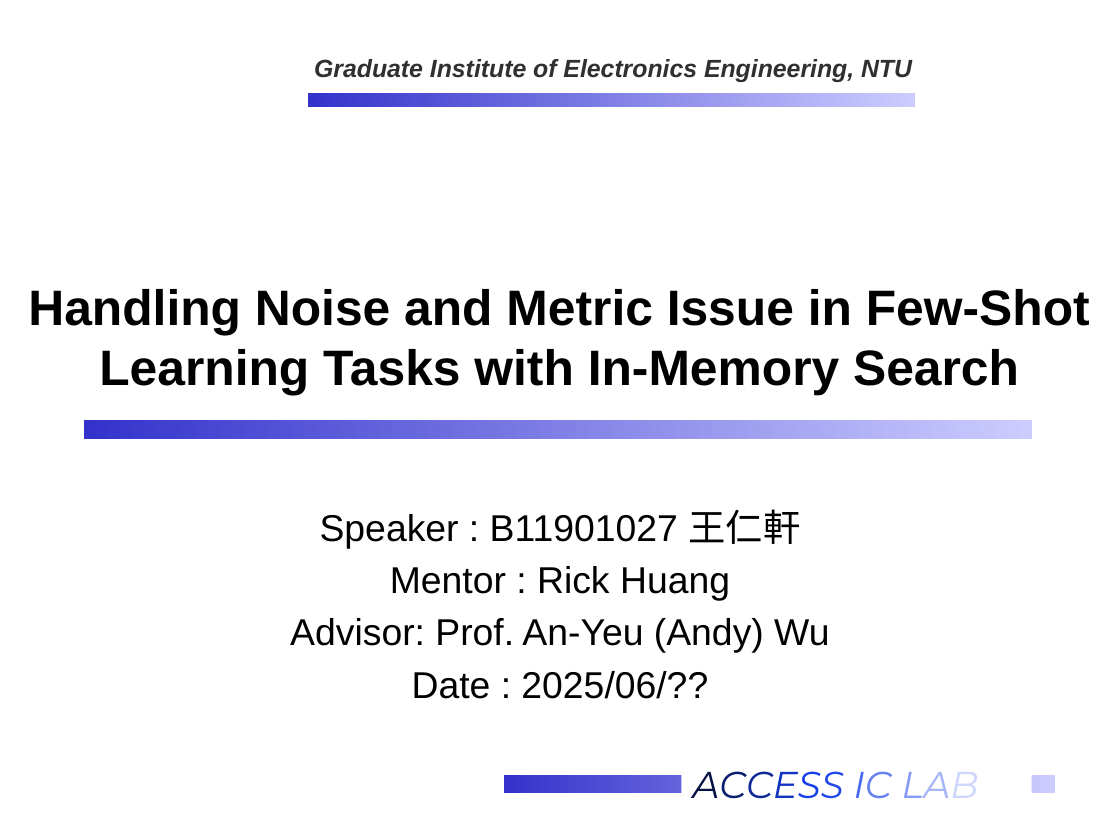
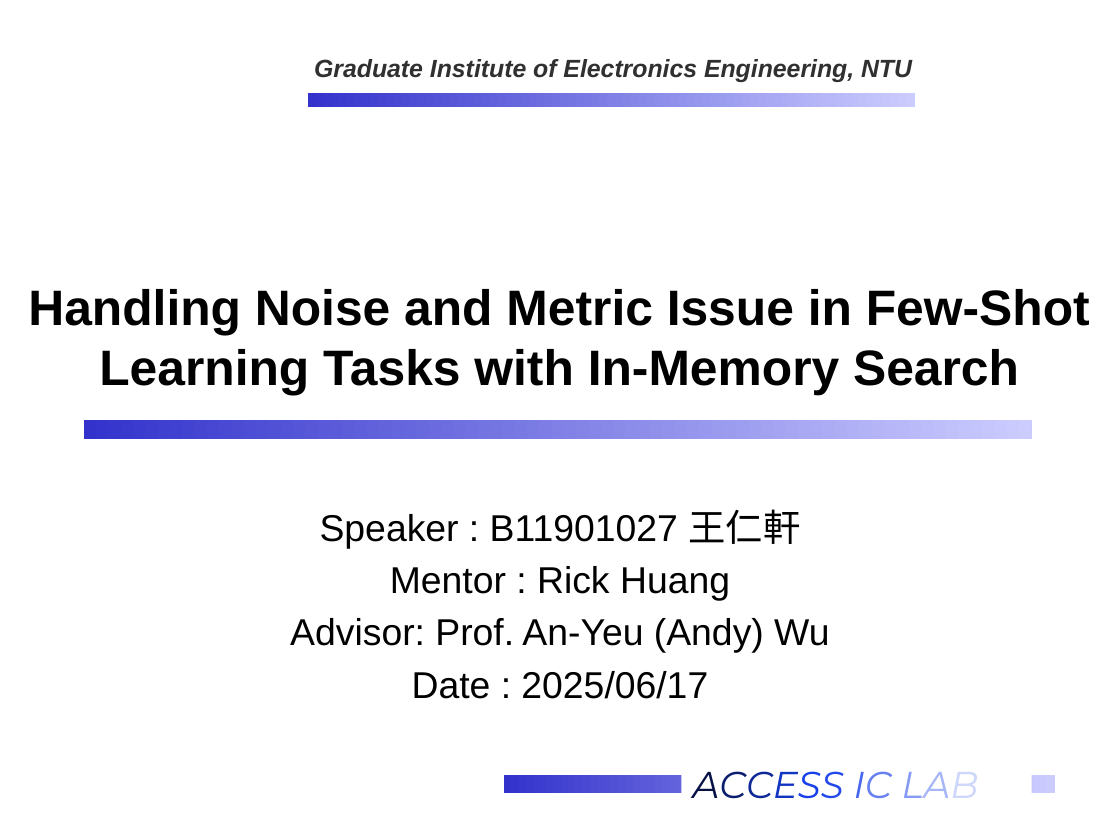
Before and after one commit to Oniontow/AndyWu_Project, a slide deck: slide 1 of b11901027_王仁軒.pptx. Drawn at 1120x840 pixels with LibreOffice and Linux fonts; fonts in the diff are those of the drawing; background and template pictures are left out. Boxes give left, top, right and bottom in pixels: in the first picture for what was removed or moved away, otherwise in the second. Text is boxed around its words. In the diff, an @@ line names an element or a change of style, - is before the commit and + after.

```diff
--- a/b11901027_王仁軒.pptx
+++ b/b11901027_王仁軒.pptx
@@ subtitle at (412, 671, 708, 699): text changed @@
-Date : 2025/06/??
+Date : 2025/06/17
```
Also in this commit, not shown: 2 other files.
